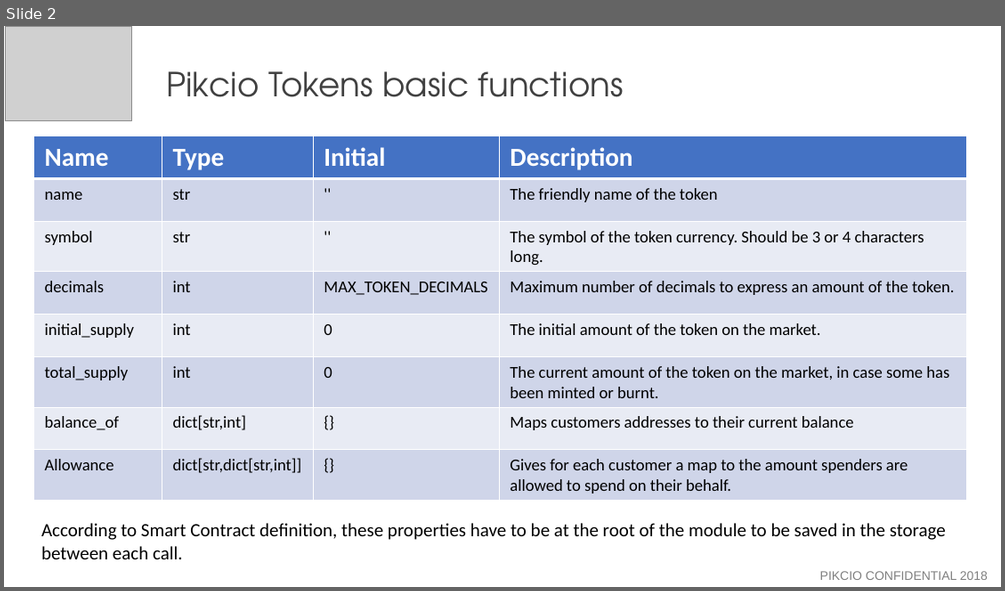
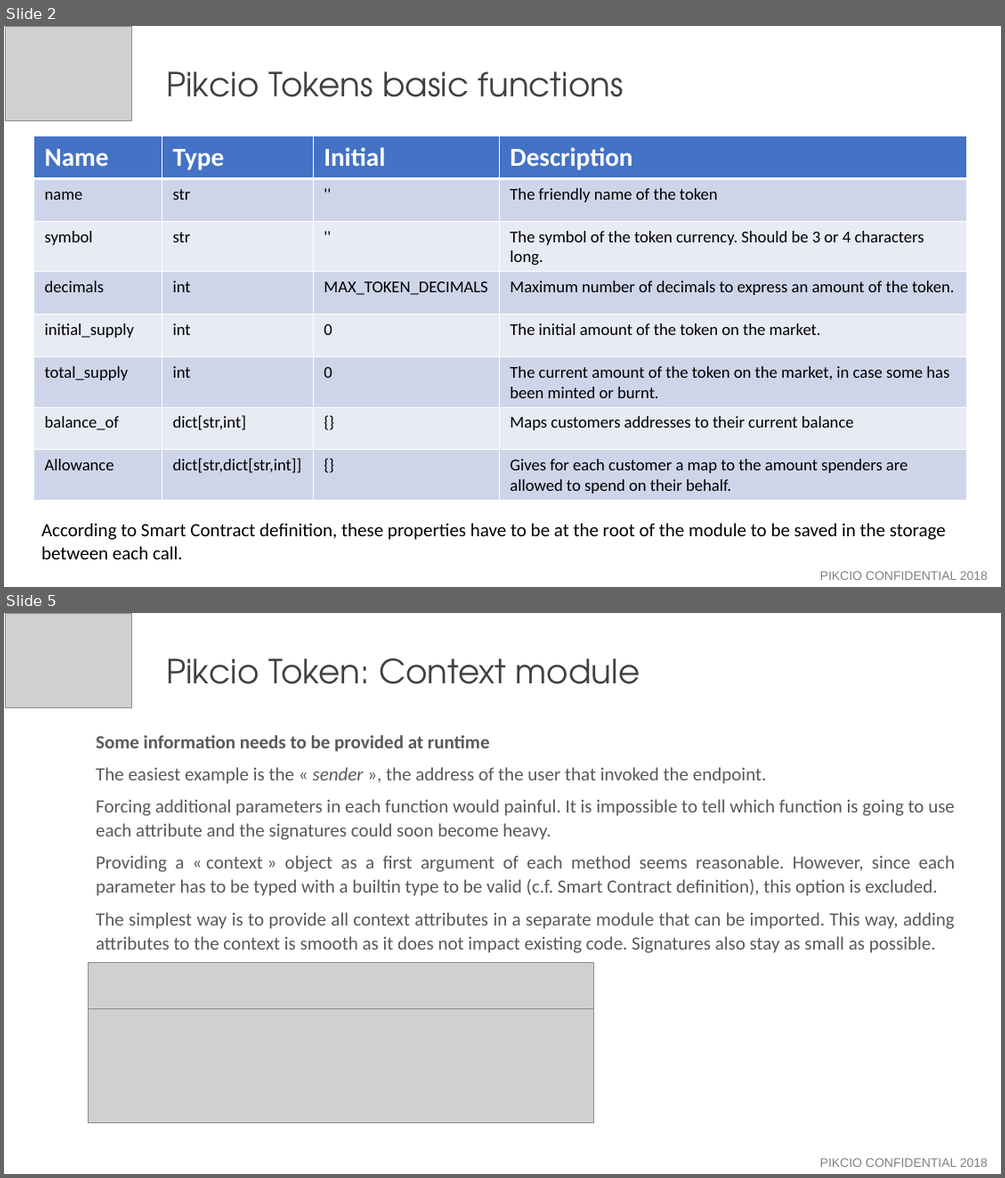
Before and after one commit to thibault-yellowstones/pikcio-tokens, a slide deck: Pikcio_tokens.pptx. Shown one above the other, each under a label of ours: slide 2 before the commit, slides 2 and 5 after it; the slides between them are not shown. The pictures are 1005x591 and 1005x1178 pixels, drawn with LibreOffice and Linux fonts; fonts in the diff are those of the drawing; grey boxes stand for pictures. Boxes give left, top, right and bottom in pixels: in the first picture for what was removed or moved away, otherwise in the second. Text is boxed around its words. In the diff, an @@ line names an element or a change of style, - is before the commit and + after.

```diff
--- a/Pikcio_tokens.pptx
+++ b/Pikcio_tokens.pptx
@@ slide 5 added at (4, 613, 1001, 1174), background #FFFFFF @@
@@ picture added at (5, 613, 132, 707) @@
@@ text added at (166, 658, 640, 684), 32 pt, text #404040 @@
+Pikcio Token: Context module
@@ text added at (96, 735, 955, 953), 18 pt, text #595959 @@
+Some information needs to be provided at runtime
+The easiest example is the « sender », the address of the user that invoked the endpoint.
+Forcing additional parameters in each function would painful. It is impossible to tell which function is going to use each attribute and the signatures could soon become heavy.
+Providing a « context » object as a first argument of each method seems reasonable. However, since each parameter has to be typed with a builtin type to be valid (c.f. Smart Contract definition), this option is excluded.
+The simplest way is to provide all context attributes in a separate module that can be imported. This way, adding attributes to the context is smooth as it does not impact existing code. Signatures also stay as small as possible.
@@ picture added at (89, 963, 594, 1008) @@
@@ picture added at (89, 993, 594, 1123) @@
@@ text added at (820, 1158, 987, 1167), 12 pt, text #808080 @@
+PIKCIO CONFIDENTIAL 2018
```
Also in this commit, not shown: 3 other slides added, 1 slide removed, 3 other files.
